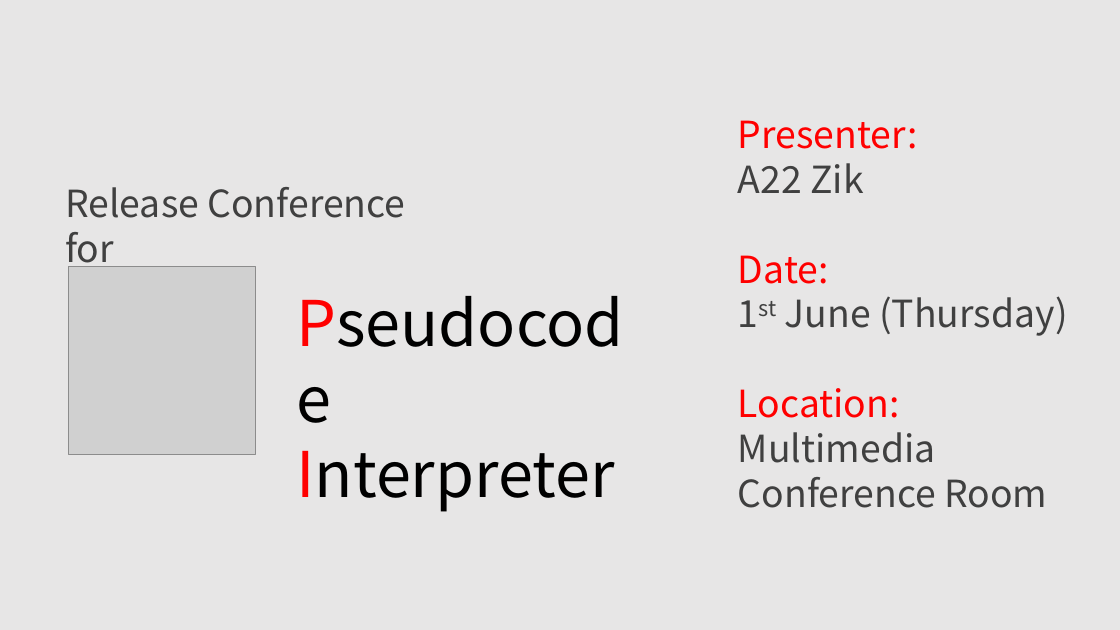
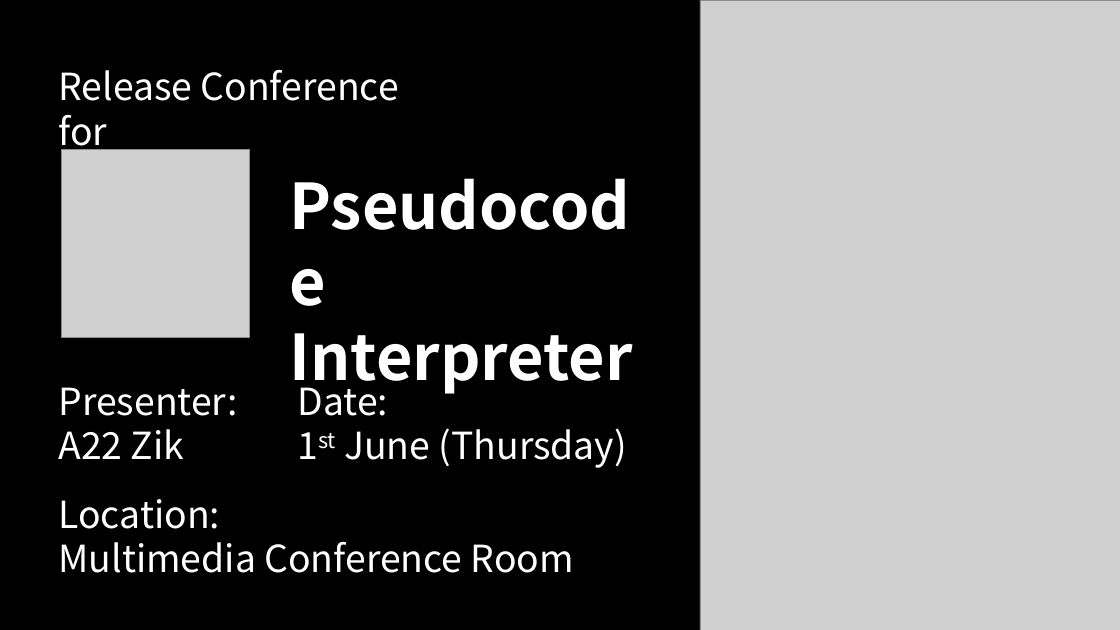
Before and after one commit to ZikZhao/Pseudocode-Interpreter-1.0, a slide deck: slide 3 of 开发相关文档.pptx. Drawn at 1120x630 pixels with LibreOffice and Linux fonts; fonts in the diff are those of the drawing; grey boxes stand for pictures. Boxes give left, top, right and bottom in pixels: in the first picture for what was removed or moved away, otherwise in the second. Text is boxed around its words. In the diff, an @@ line names an element or a change of style, - is before the commit and + after.

```diff
--- a/开发相关文档.pptx
+++ b/开发相关文档.pptx
@@ background #E7E6E6 to #000000 @@
@@ picture added at bbox=[700, 0, 1120, 630] @@
@@ text "Release Conference for": place and size @@
-text "Release Conference for" at bbox=[65, 187, 406, 272]
+text "Release Conference for" at bbox=[58, 70, 399, 155]
@@ text "Release Conference for" at bbox=[58, 70, 399, 155]: text colour #404040 to #FFFFFF @@
@@ picture: place and size @@
-picture at bbox=[68, 266, 256, 455]
+picture at bbox=[61, 150, 250, 338]
@@ text "Pseudocode": place and size @@
-text "Pseudocode" at bbox=[296, 451, 614, 512]
+text "Pseudocode" at bbox=[290, 333, 633, 396]
@@ text "Pseudocode" at bbox=[290, 333, 633, 396]: text colour #FF0000 to #FFFFFF in "Pseudocode", "Interpreter"; text colour #000000 to #FFFFFF, bold on @@
@@ text at bbox=[738, 255, 1067, 508]: paragraphs removed @@
-Date:
-1st June (Thursday)
-Location:
-Multimedia Conference Room
@@ text "Presenter:": place and size @@
-text "Presenter:" at bbox=[738, 120, 1067, 508]
+text "Presenter:" at bbox=[58, 387, 237, 459]
@@ text "Presenter:" at bbox=[58, 387, 237, 459]: text colour #FF0000 to #FFFFFF in "Presenter:"; text colour #404040 to #FFFFFF in "A22 Zik" @@
@@ text added at bbox=[297, 377, 627, 468], 32 pt, text #FFFFFF @@
+Date:
+1st June (Thursday)
@@ text added at bbox=[58, 499, 574, 573], 32 pt, text #FFFFFF @@
+Location:
+Multimedia Conference Room
```
Also in this commit, not shown: 12 other files.
